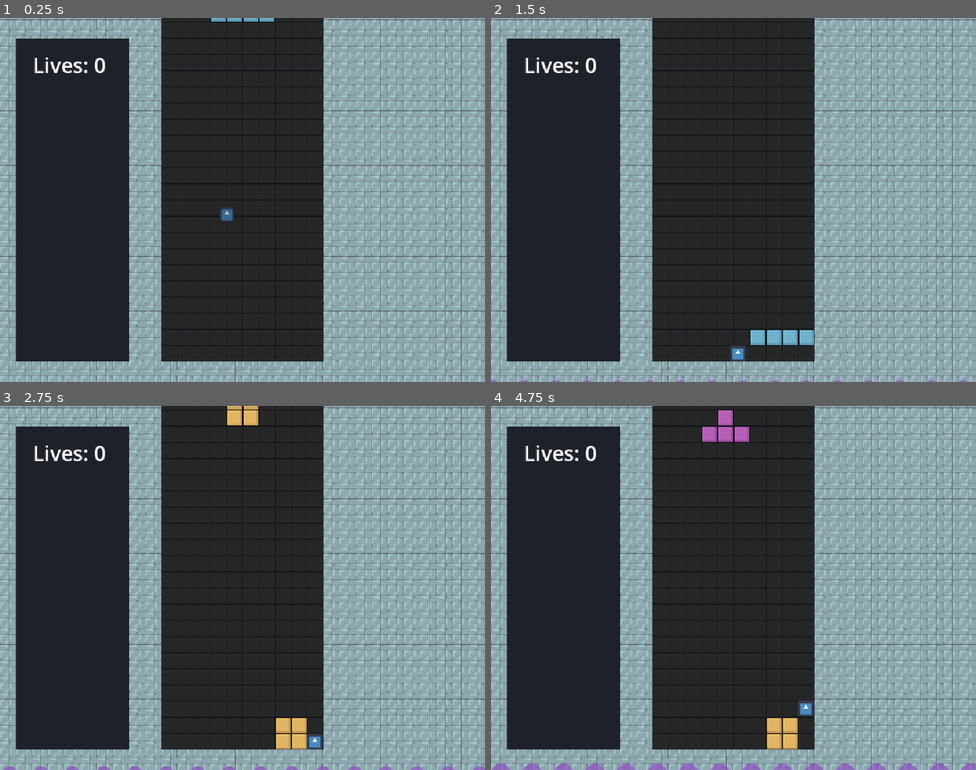
Above: before the commit, frames 1-4 (two rows, left to right).
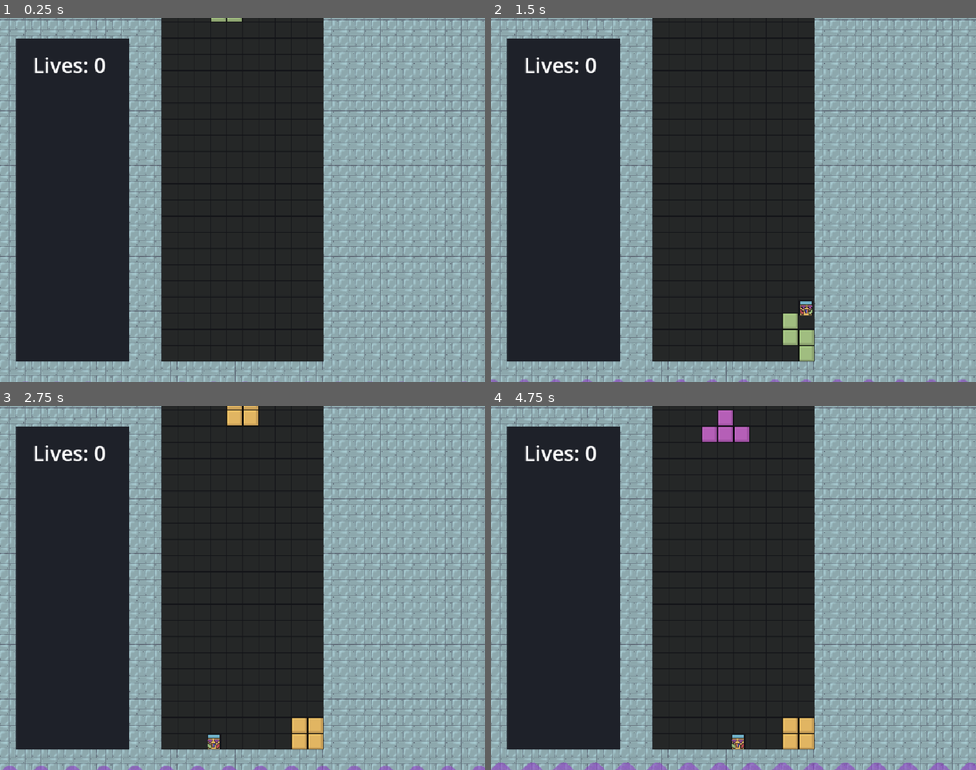
Above: after the commit, the same moments.

Repository: Lochi-dot-JPEG/twistris
Game: Godot game, scene res://locations/main.tscn
Same seed, same stepped clock (60 frames per second), same inputs: the game is played once before the commit and once after it. The engine's default icon, where the game draws it, is replaced by a stand-in: a white triangle on a blue panel in a dark square.
Inputs:
- Up to frame 1 (0.25 s): no input
- Up to frame 2 (1.5 s): hold S (softdrop) 0.53-1.28 s; hold D (right) from 0.53 s (still down); tap W (jump) at 0.77 s; tap Z (switch) at 1.35 s
- Up to frame 3 (2.75 s): tap W (jump) at 1.52 s; release D (right) at 2.03 s; hold A (left) from 2.03 s (still down); hold 1 from 2.03 s (still down)
- Up to frame 4 (4.75 s): release A (left) at 2.78 s; release 1 at 2.78 s; hold D (right) 2.78-4.28 s; tap 2 at 2.85 s; tap W (jump) at 3.02, 3.77, 4.52 s; hold 3 3.53-4.28 s; hold A (left) from 4.28 s (still down); tap 4 at 4.35 s

The runs differ from the first frame. In frame 1, 0.2% of the frame differs, in the area x 4-97%, y 0-100%; in frame 2, 1.2%, in the area x 0-100%, y 77-100%; in frame 3, 0.7%; in frame 4, 0.9%.

Commit message:
feat: player animation, bag based block selection

Diff:
--- a/entities/kid/kid.gd
+++ b/entities/kid/kid.gd
@@ -5,6 +5,7 @@
 const JUMP_VELOCITY = -400.0
 
 @onready var crush_area : Area2D= %CrushArea
+@onready var sprite : AnimatedSprite2D= $AnimatedSprite2D
 
 var _active = false
 var active:
@@ -25,21 +26,32 @@
 
 func _crush(body) -> void:
 	if body != self:
+
+
+		sprite.play("death")
+		get_parent().process_mode = Node.PROCESS_MODE_DISABLED
+		await get_tree().create_timer(2).timeout
+		get_parent().process_mode = Node.PROCESS_MODE_INHERIT
 		crushed.emit()
+
 
 func _physics_process(delta: float) -> void:
 	if not is_on_floor():
 		velocity += get_gravity() * delta
 
 	if active:
+		sprite.play("default")
 		# Handle jump.
 		if Input.is_action_just_pressed("jump") and is_on_floor():
 			velocity.y = JUMP_VELOCITY
 
 		var direction := Input.get_axis("left", "right")
 		if direction:
+			sprite.flip_h = direction > 0
 			velocity.x = direction * SPEED
 		else:
 			velocity.x = move_toward(velocity.x, 0, SPEED)
+	else:
+		sprite.play("inactive")
 
 	move_and_slide()
--- a/entities/kid/kid.tscn
+++ b/entities/kid/kid.tscn
@@ -1,16 +1,37 @@
 [gd_scene format=3 uid="uid://p78tmixr3340"]
 
-[ext_resource type="Texture2D" uid="uid://dwg8du6vydayw" path="res://icon.svg" id="1_1y7ry"]
 [ext_resource type="Script" uid="uid://coo36s067ks7i" path="res://entities/kid/kid.gd" id="1_2g5ci"]
+[ext_resource type="Texture2D" uid="uid://d0hswr5jooqut" path="res://entities/kid/kidframe2.tres" id="2_hk4x8"]
+[ext_resource type="Texture2D" uid="uid://odouymq5ypef" path="res://entities/kid/kidframe1.tres" id="3_r2hx2"]
+[ext_resource type="Texture2D" uid="uid://c5vvyk660fp6t" path="res://entities/kid/kidframe3.tres" id="4_kfbif"]
 
 [sub_resource type="SpriteFrames" id="SpriteFrames_ads0q"]
 animations = [{
 "frames": [{
 "duration": 1.0,
-"texture": ExtResource("1_1y7ry")
+"texture": ExtResource("2_hk4x8")
+}],
+"loop": 1,
+"name": &"death",
+"speed": 5.0
+}, {
+"frames": [{
+"duration": 5.0,
+"texture": ExtResource("3_r2hx2")
+}, {
+"duration": 0.5,
+"texture": ExtResource("4_kfbif")
 }],
 "loop": 1,
 "name": &"default",
+"speed": 5.0
+}, {
+"frames": [{
+"duration": 1.0,
+"texture": ExtResource("4_kfbif")
+}],
+"loop": 1,
+"name": &"inactive",
 "speed": 5.0
 }]
 
@@ -20,7 +41,6 @@
 [sub_resource type="RectangleShape2D" id="RectangleShape2D_ads0q"]
 
 [node name="Kid" type="CharacterBody2D" unique_id=1477223593]
-visible = false
 z_index = 2
 z_as_relative = false
 collision_mask = 2
@@ -29,8 +49,8 @@
 script = ExtResource("1_2g5ci")
 
 [node name="AnimatedSprite2D" type="AnimatedSprite2D" parent="." unique_id=656964634]
-scale = Vector2(0.257, 0.257)
 sprite_frames = SubResource("SpriteFrames_ads0q")
+animation = &"inactive"
 
 [node name="CollisionShape2D" type="CollisionShape2D" parent="." unique_id=1936019742]
 shape = SubResource("RectangleShape2D_4s02n")
--- /dev/null
+++ b/entities/kid/kidframe1.tres
@@ -0,0 +1,7 @@
+[gd_resource type="AtlasTexture" format=3 uid="uid://odouymq5ypef"]
+
+[ext_resource type="Texture2D" uid="uid://dib8crnmpd2yo" path="res://entities/tetromino/texture.png" id="1_cyjd7"]
+
+[resource]
+atlas = ExtResource("1_cyjd7")
+region = Rect2(33, 98, 30, 30)
--- /dev/null
+++ b/entities/kid/kidframe2.tres
@@ -0,0 +1,7 @@
+[gd_resource type="AtlasTexture" format=3 uid="uid://d0hswr5jooqut"]
+
+[ext_resource type="Texture2D" uid="uid://dib8crnmpd2yo" path="res://entities/tetromino/texture.png" id="1_dsulr"]
+
+[resource]
+atlas = ExtResource("1_dsulr")
+region = Rect2(97, 97, 30, 31)
--- /dev/null
+++ b/entities/kid/kidframe3.tres
@@ -0,0 +1,7 @@
+[gd_resource type="AtlasTexture" format=3 uid="uid://c5vvyk660fp6t"]
+
+[ext_resource type="Texture2D" uid="uid://dib8crnmpd2yo" path="res://entities/tetromino/texture.png" id="1_qimlk"]
+
+[resource]
+atlas = ExtResource("1_qimlk")
+region = Rect2(65, 98, 30, 30)
--- a/entities/tetromino/tetromino.gd
+++ b/entities/tetromino/tetromino.gd
@@ -295,6 +295,7 @@
 	# Check each kick position if free
 	for kick in kicks:
 		if _try_move_direction(kick):
+			can_move = true
 			break
 
 	# If nothing is possible, unrotate
--- a/locations/board/board.gd
+++ b/locations/board/board.gd
@@ -3,6 +3,7 @@
 const STARTING_LIVES = 2
 const TILE_SIZE = 32
 const BOTTOM_LEFT_TILE = Vector2(-150,300)
+const PLAYER_SPAWN = Vector2(0, -580)
 
 @export var player : CharacterBody2D
 @onready var liquid : Node2D = $Liquid
@@ -16,8 +17,11 @@
 		if lives < 0:
 			_fail()
 		update_ui.emit()
+		liquid.height = 0
 
 var player_invulnerable = false
+
+var block_bag = []
 
 @onready var tetromino_node = load("res://entities/tetromino/tetromino.tscn")
 
@@ -35,7 +39,7 @@
 func _player_crushed() -> void:
 	if not player_invulnerable:
 		player_invulnerable = true
-		player.position = Vector2(0, -580)
+		player.position = PLAYER_SPAWN
 		lives -= 1
 
 
@@ -46,16 +50,23 @@
 func _fail() -> void:
 	_start_game()
 
+func _get_next_block() -> int:
+	if block_bag.is_empty():
+		block_bag = range(7)
+		block_bag.shuffle()
+	return block_bag.pop_back()
+
+
 
 func _start_game() -> void:
-
 	lives = STARTING_LIVES
 	update_ui.emit()
 	tetromino.position = Vector2(-16, -368)
 	tetromino.start_time = Time.get_ticks_msec()
 	tetromino.grounded.connect(_lock_tetromino)
-	tetromino._load_block(randi() % 7)
+	tetromino._load_block(_get_next_block())
 	player.active = false
+	player.position = PLAYER_SPAWN
 	tetromino.active = true
 	for i in temporary_nodes:
 		if i:
@@ -77,6 +88,8 @@
 			var col = get_world_2d().direct_space_state.intersect_point(query, 1)
 			if col.size() > 0:
 				colliders.append(col[0]["collider"])
+		if y == 20 && colliders.size() > 0:
+			_fail()
 		if colliders.size() == 10:
 			var collider_y = 0
 			for i in colliders:
@@ -105,7 +118,7 @@
 		temporary_nodes.append(copy)
 		last_copy = copy
 	tetromino.position = Vector2(-16, -368)
-	tetromino._load_block(randi() % 7)
+	tetromino._load_block(_get_next_block())
 	player.velocity.y = -100
 
 	if not last_copy.is_node_ready():
--- a/locations/board/board.tscn
+++ b/locations/board/board.tscn
@@ -29,7 +29,7 @@
 
 [sub_resource type="AtlasTexture" id="AtlasTexture_8fisk"]
 atlas = ExtResource("3_8fisk")
-region = Rect2(0, 64, 64, 32)
+region = Rect2(0, 65, 64, 31)
 
 [sub_resource type="AtlasTexture" id="AtlasTexture_ads0q"]
 atlas = ExtResource("3_8fisk")
@@ -101,7 +101,6 @@
 player = NodePath("Kid")
 
 [node name="Kid" parent="." unique_id=1477223593 instance=ExtResource("2_ft4j2")]
-visible = true
 collision_mask = 6
 
 [node name="Border" type="TileMapLayer" parent="." unique_id=1484189201]
Binary file changed: entities/tetromino/texture.png
